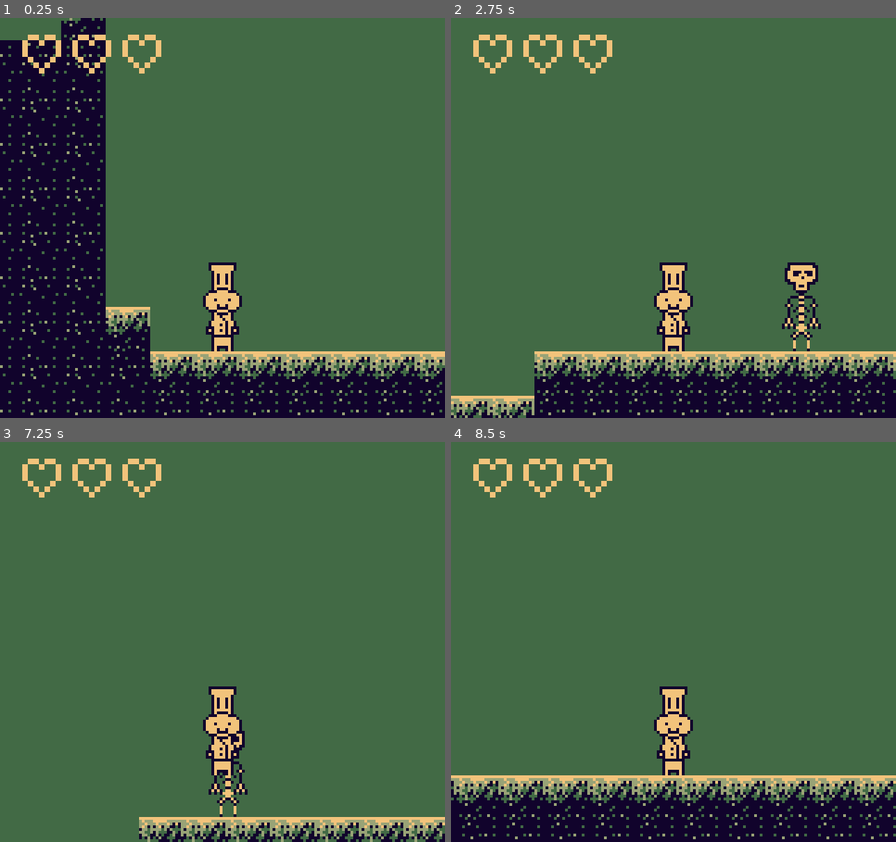
Above: before the commit, frames 1-4 (two rows, left to right).
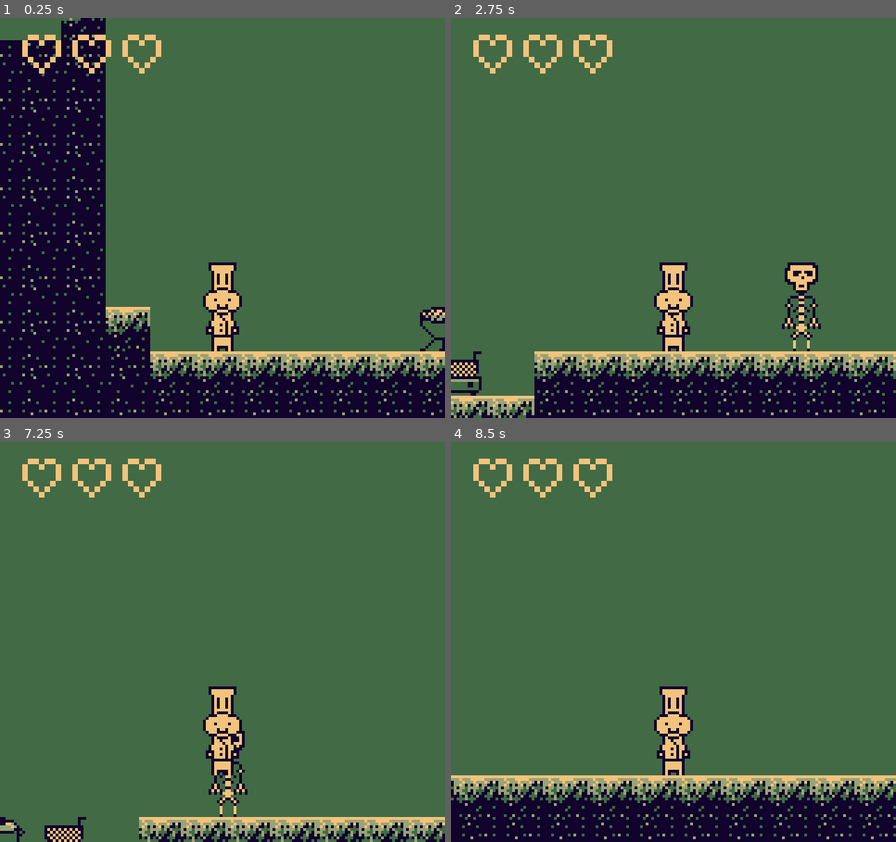
Above: after the commit, the same moments.

Repository: alexmat2on/gbjam-12
Game: Godot game, scene res://components/game/game.tscn
The game is run twice, just before and just after one commit, with the same random seed, the same clock (stepped at 60 frames per second) and the same inputs.
Inputs:
- Up to frame 1 (0.25 s): no input
- Up to frame 2 (2.75 s): tap Enter at 0.5 s; hold D (right) 0.53-2.03 s; tap W (up) at 0.77, 1.52 s; hold A (left) from 2.03 s (still down)
- Up to frame 3 (7.25 s): release A (left) at 2.78 s; hold D (right) 2.78-4.28 s; tap W (up) at 3.02, 3.77, 4.52, 6.02, 6.77 s; hold A (left) 4.28-5.03 s; hold D (right) 5.03-5.78 s; hold A (left) from 5.78 s (still down)
- Up to frame 4 (8.5 s): release A (left) at 7.28 s; hold D (right) from 7.28 s (still down); tap W (up) at 7.52 s

The runs differ from the first frame. In frame 1, 0.3% of the frame differs, in the area x 94-100%, y 72-84%; in frame 2, 0.5%; in frame 3, 0.5%, in the area x 0-20%, y 93-100%; in frame 4, nothing differs.

Commit message:
Add stockpot, fryer, & griller

Diff:
--- /dev/null
+++ b/godot/components/cooking/fryer/fryer.tscn
@@ -0,0 +1,17 @@
+[gd_scene load_steps=3 format=3 uid="uid://bn0efw4v83pyv"]
+
+[ext_resource type="Texture2D" uid="uid://ops4ri46wjtv" path="res://components/cooking/fryer/fryer.png" id="1_iwkkg"]
+
+[sub_resource type="RectangleShape2D" id="RectangleShape2D_2lnnv"]
+
+[node name="Fryer" type="Node2D"]
+
+[node name="Area2D" type="Area2D" parent="."]
+
+[node name="CollisionShape2D" type="CollisionShape2D" parent="Area2D"]
+position = Vector2(0, -10)
+shape = SubResource("RectangleShape2D_2lnnv")
+
+[node name="Sprite2D" type="Sprite2D" parent="Area2D/CollisionShape2D"]
+position = Vector2(0, 2)
+texture = ExtResource("1_iwkkg")
--- /dev/null
+++ b/godot/components/cooking/griller/griller.tscn
@@ -0,0 +1,17 @@
+[gd_scene load_steps=3 format=3 uid="uid://y4kpf6rmy7bi"]
+
+[ext_resource type="Texture2D" uid="uid://c3nw8icuqodi7" path="res://components/cooking/griller/griller.png" id="1_2d1dg"]
+
+[sub_resource type="RectangleShape2D" id="RectangleShape2D_tpp4k"]
+
+[node name="Griller" type="Node2D"]
+
+[node name="Area2D" type="Area2D" parent="."]
+
+[node name="CollisionShape2D" type="CollisionShape2D" parent="Area2D"]
+position = Vector2(0, -10)
+shape = SubResource("RectangleShape2D_tpp4k")
+
+[node name="Sprite2D" type="Sprite2D" parent="Area2D/CollisionShape2D"]
+position = Vector2(0, 2)
+texture = ExtResource("1_2d1dg")
--- /dev/null
+++ b/godot/components/cooking/stockpot/stockpot.tscn
@@ -0,0 +1,17 @@
+[gd_scene load_steps=3 format=3 uid="uid://chsbdtdd08otb"]
+
+[ext_resource type="Texture2D" uid="uid://bjqilcvktdpjq" path="res://components/cooking/stockpot/stockpot.png" id="1_tw1hg"]
+
+[sub_resource type="RectangleShape2D" id="RectangleShape2D_orfx1"]
+
+[node name="Stockpot" type="Node2D"]
+
+[node name="Area2D" type="Area2D" parent="."]
+
+[node name="CollisionShape2D" type="CollisionShape2D" parent="Area2D"]
+position = Vector2(0, -10)
+shape = SubResource("RectangleShape2D_orfx1")
+
+[node name="Sprite2D" type="Sprite2D" parent="Area2D"]
+position = Vector2(0, -8)
+texture = ExtResource("1_tw1hg")
--- a/godot/components/game/game.tscn
+++ b/godot/components/game/game.tscn
@@ -7,6 +7,9 @@
 [ext_resource type="PackedScene" uid="uid://58x3fo260fua" path="res://components/zombie/zombie.tscn" id="5_kg0fl"]
 [ext_resource type="FontFile" uid="uid://dt07fim45khyb" path="res://assets/Early GameBoy.ttf" id="6_15wmi"]
 [ext_resource type="Script" path="res://healthbar.gd" id="7_uww2n"]
+[ext_resource type="PackedScene" uid="uid://chsbdtdd08otb" path="res://components/cooking/stockpot/stockpot.tscn" id="8_xtnka"]
+[ext_resource type="PackedScene" uid="uid://y4kpf6rmy7bi" path="res://components/cooking/griller/griller.tscn" id="9_g5rne"]
+[ext_resource type="PackedScene" uid="uid://bn0efw4v83pyv" path="res://components/cooking/fryer/fryer.tscn" id="10_027yx"]
 
 [sub_resource type="TileSetAtlasSource" id="TileSetAtlasSource_60vbj"]
 texture = ExtResource("3_lhxll")
@@ -52,3 +55,12 @@
 theme_override_fonts/normal_font = ExtResource("6_15wmi")
 scroll_active = false
 script = ExtResource("7_uww2n")
+
+[node name="Stockpot" parent="." instance=ExtResource("8_xtnka")]
+position = Vector2(112, 14)
+
+[node name="Griller" parent="." instance=ExtResource("9_g5rne")]
+position = Vector2(90, 14)
+
+[node name="Fryer" parent="." instance=ExtResource("10_027yx")]
+position = Vector2(134, 14)
Binary file added: godot/components/cooking/fryer/fryer.png
Not shown, added: godot/components/cooking/fryer/fryer.png.import
Binary file added: godot/components/cooking/griller/griller.png
Not shown, added: godot/components/cooking/griller/griller.png.import
Binary file added: godot/components/cooking/stockpot/stockpot.png
Not shown, added: godot/components/cooking/stockpot/stockpot.png.import
Not shown: 1 places in godot/components/game/game.tscn that only renumber resources
Not shown, added: art/appliances/fryer.aseprite
Not shown, added: art/appliances/griller.aseprite
Not shown, added: art/appliances/stockpot.aseprite
Not shown, changed: art/tools/cleaver.aseprite
Not shown, changed: art/tools/flamethrower.aseprite
(and 1 more such lines)
